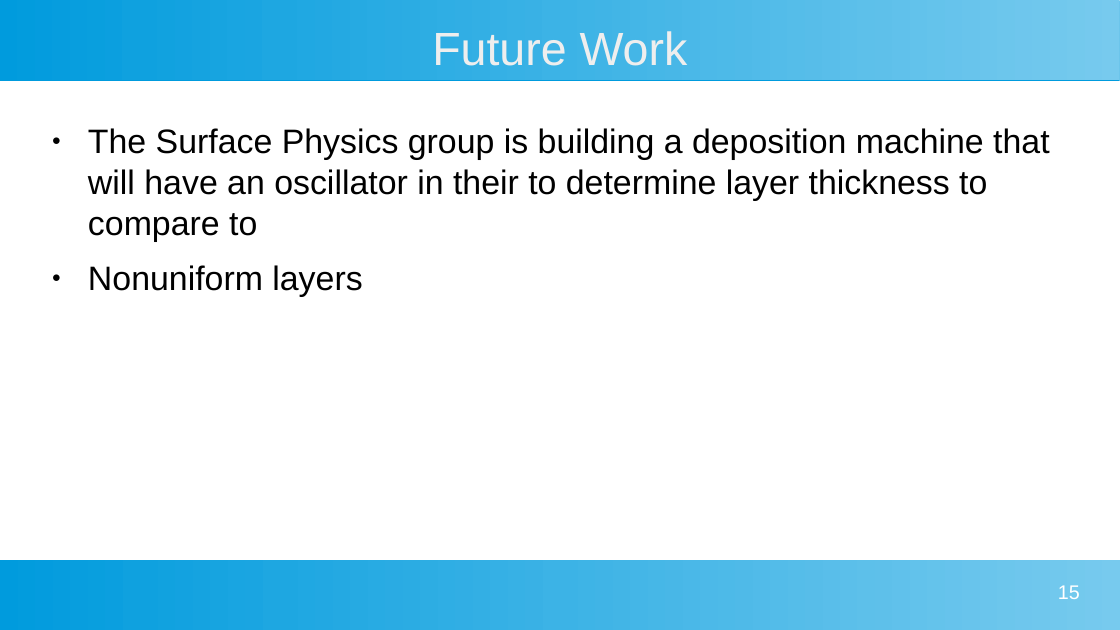
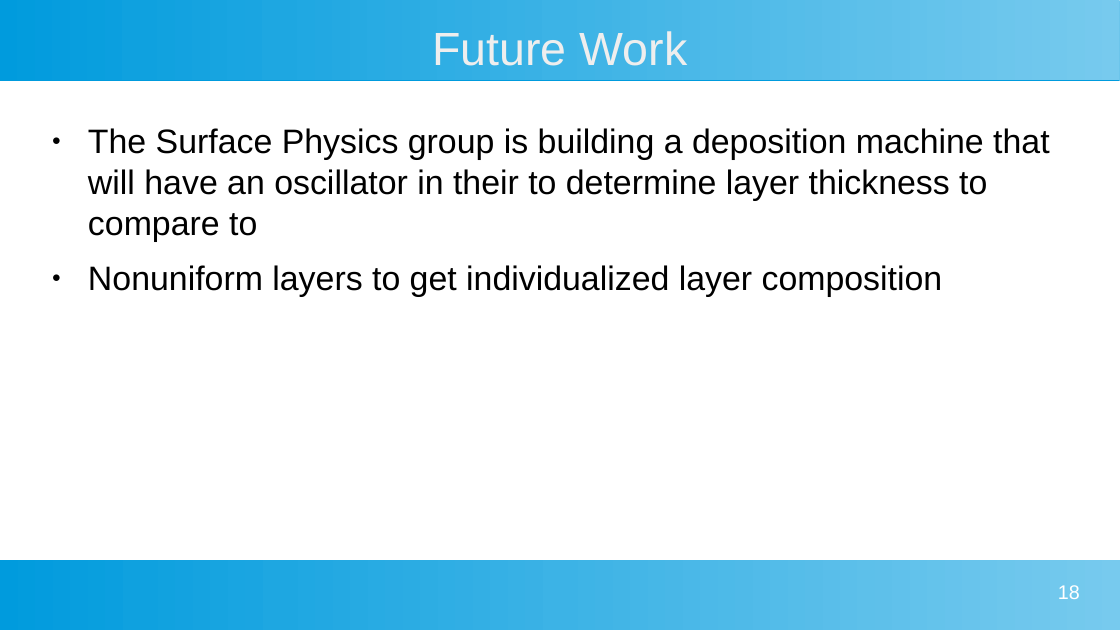
Before and after one commit to MarkS5001/GIXRD-Thesis, a slide deck: slide 18 of Thesis Defense Presentation.odp (slide 15 before the commit). Drawn at 1120x630 pixels with LibreOffice and Linux fonts; fonts in the diff are those of the drawing. Boxes give left, top, right and bottom in pixels: in the first picture for what was removed or moved away, otherwise in the second. Text is boxed around its words. In the diff, an @@ line names an element or a change of style, - is before the commit and + after.

```diff
--- a/Thesis Defense Presentation.odp
+++ b/Thesis Defense Presentation.odp
@@ text at (88, 265, 943, 297): text changed @@
-● Nonuniform layers
+● Nonuniform layers to get individualized layer composition
@@ page number at (1058, 585, 1080, 599): text changed @@
-15
+18
```
Also in this commit, not shown: 2 other slides changed, 5 slides added, 1 slide removed.
